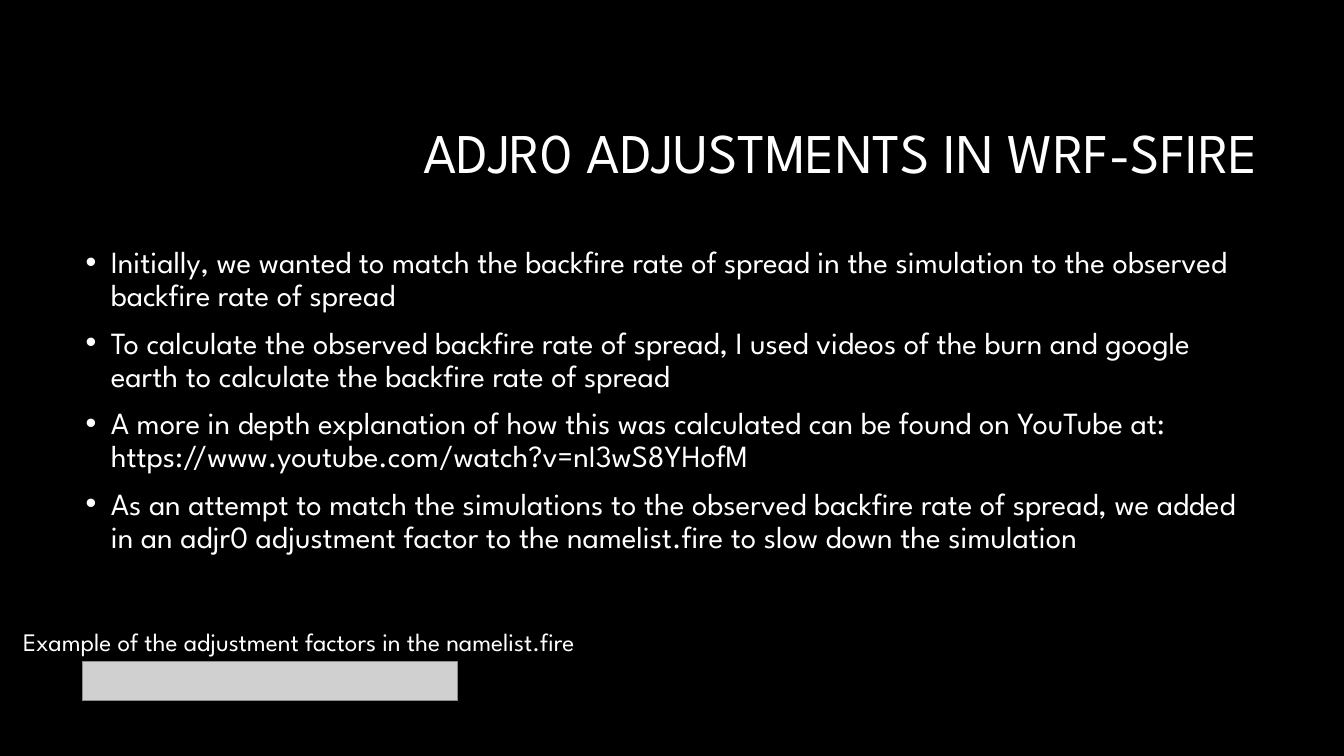
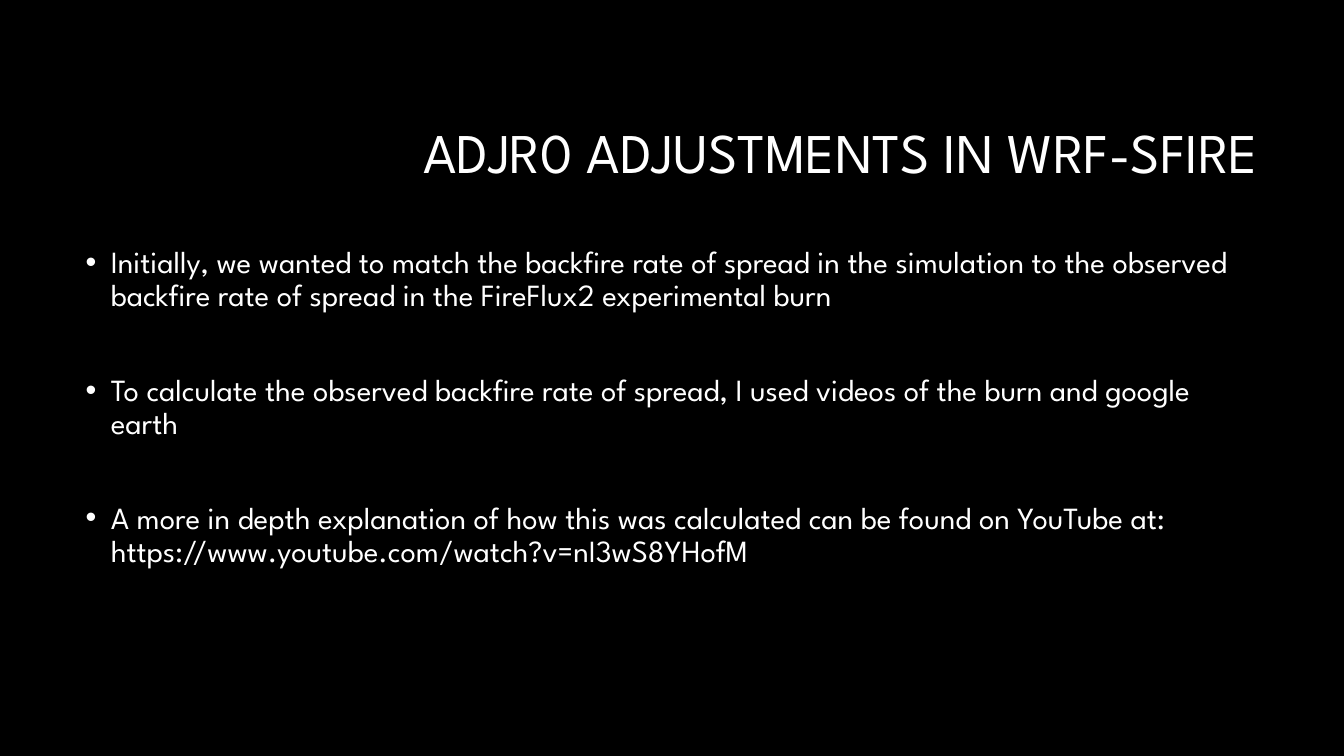
Before and after one commit to Jeremy-Benik/Meeting_Notes, a slide deck: slide 2 of Presentations/Adjustment_Factors.pptx. Drawn at 1344x756 pixels with LibreOffice and Linux fonts; fonts in the diff are those of the drawing; grey boxes stand for pictures; background and template pictures are left out. Boxes give left, top, right and bottom in pixels: in the first picture for what was removed or moved away, otherwise in the second. Text is boxed around its words. In the diff, an @@ line names an element or a change of style, - is before the commit and + after.

```diff
--- a/Presentations/Adjustment_Factors.pptx
+++ b/Presentations/Adjustment_Factors.pptx
@@ text at (111,251,1227,435): text changed @@
-• Initially, we wanted to match the backfire rate of spread in the simulation to the observed backfire rate of spread
-• To calculate the observed backfire rate of spread, I used videos of the burn and google earth to calculate the backfire rate of spread
+• Initially, we wanted to match the backfire rate of spread in the simulation to the observed backfire rate of spread in the FireFlux2 experimental burn
+• To calculate the observed backfire rate of spread, I used videos of the burn and google earth
@@ text at (111,493,1236,555): paragraph removed @@
-• As an attempt to match the simulations to the observed backfire rate of spread, we added in an adjr0 adjustment factor to the namelist.fire to slow down the simulation
@@ text removed at (23,633,574,657) @@
-Example of the adjustment factors in the namelist.fire
@@ picture removed at (83,661,458,701) @@
```
Also in this commit, not shown: 5 other slides changed, 2 slides added, 1 other file.
